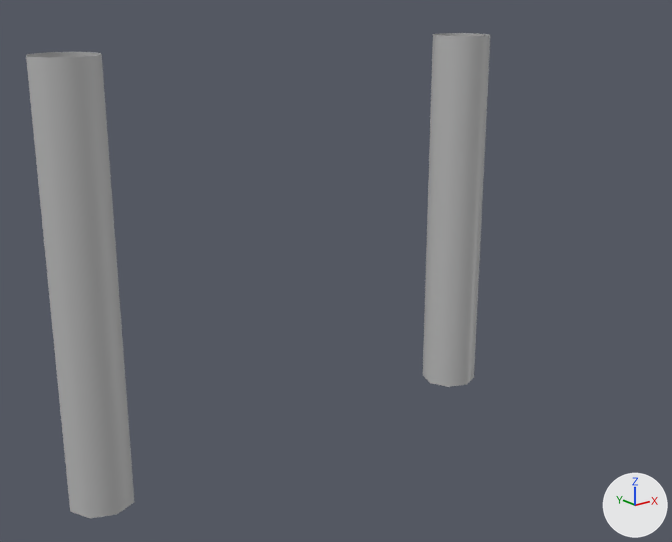
What one commit did to the FBX model Content/fbx/Misoten_191120_Route.fbx.
One viewpoint serves both versions: a 50 mm lens placed at (-0.383, -0.525, 0.186), pointed at (0.055, 0.023, -0.033). The axes (+X, +Y, +Z) are drawn at lower right. The lights are the same throughout. Where no turn or scale is listed for an object, it has been applied to the vertices.
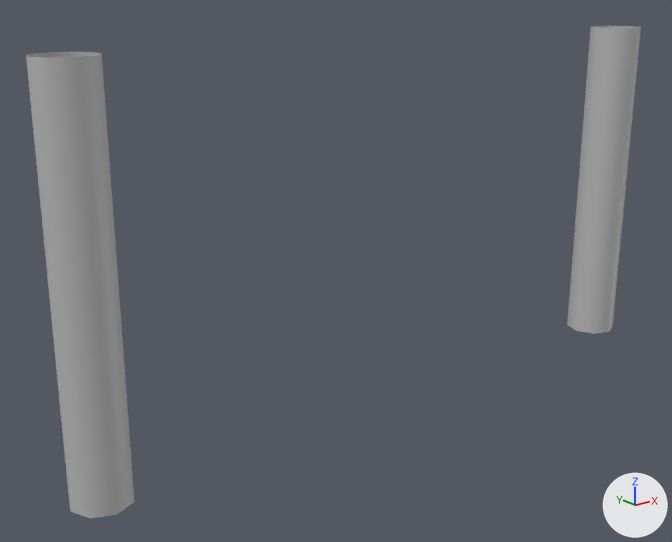
The newer file is also turned or shifted as a whole; pictures and numbers use the older file's frame.

Location of each change, [x1, y1, x2, y2] in pixels of the pictures (672 x 542 px; the box of a moved part takes in the faces that stretch with it):
'pCylinder3', reshaped (32% wider): before [26, 33, 490, 518]; after [26, 26, 641, 518]
part 1 of me_mesh, moved or reshaped: before [423, 33, 490, 387]; after [567, 26, 641, 334]

The change, as a diff of the scene's bpy script:
```diff
--- a/Content/fbx/Misoten_191120_Route.fbx.py
+++ b/Content/fbx/Misoten_191120_Route.fbx.py
@@ me_mesh @@
 me_mesh.from_pydata(...)  # 144 vertices, 256 faces; spans x -0.185..0.185, y -0.022..0.022, z -0.145..0.145
 # used by ob_pcylinder3; location = (0.0, 0.0, 0.0)
+# me_mesh part 1: the loose piece of 72 vertices spanning x 0.14..0.185, y -0.022..0.022, z -0.145..0.145 is moved by (0.2, 0.0, 0.0)
 me_mesh.materials.append(mat_lambert2)
```
